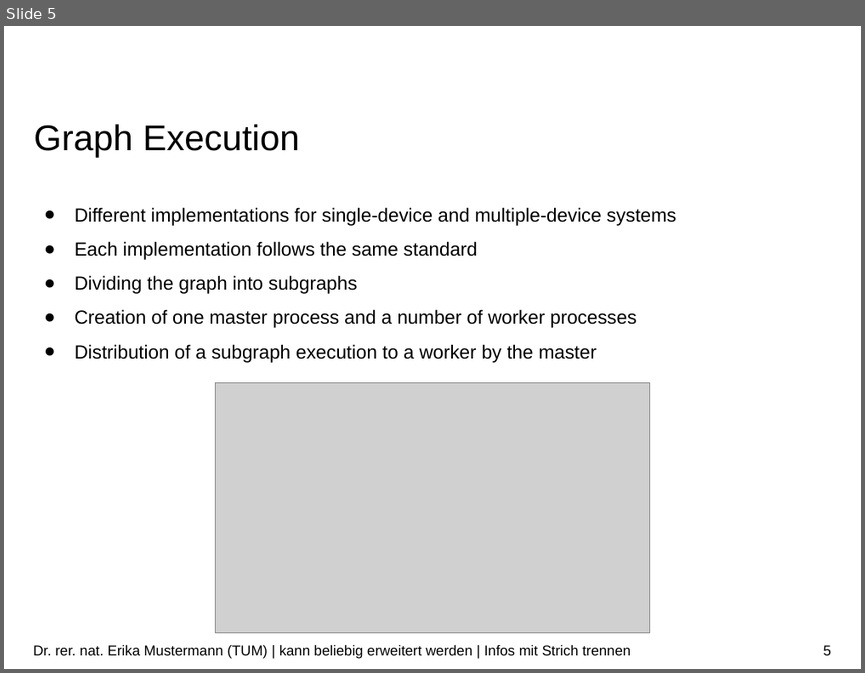
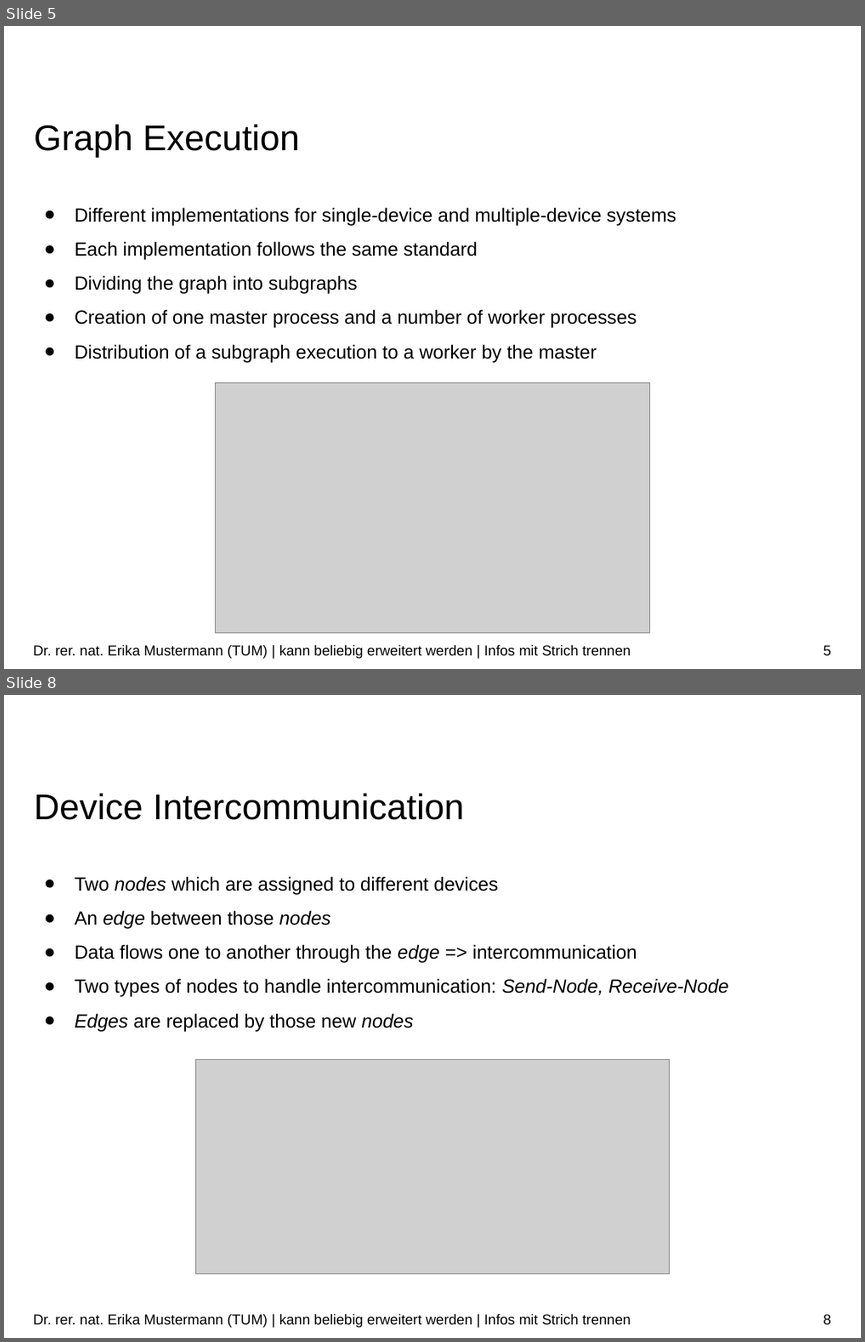
Before and after one commit to ekm01/EPHPC, a slide deck: Presentation/EPHPC_Presentation.odp. Shown one above the other, each under a label of ours: slide 5 before the commit, slides 5 and 8 after it; the slides between them are not shown. The pictures are 865x673 and 865x1342 pixels, drawn with LibreOffice and Linux fonts; fonts in the diff are those of the drawing; grey boxes stand for pictures; background and template pictures are left out. Boxes give left, top, right and bottom in pixels: in the first picture for what was removed or moved away, otherwise in the second. Text is boxed around its words. In the diff, an @@ line names an element or a change of style, - is before the commit and + after.

```diff
--- a/Presentation/EPHPC_Presentation.odp
+++ b/Presentation/EPHPC_Presentation.odp
@@ slide 8 added at (x1=4, y1=695, x2=861, y2=1338), background #FFFFFF @@
@@ title added at (x1=34, y1=793, x2=464, y2=820), 30 pt, text #000000 @@
+Device Intercommunication
@@ text added at (x1=75, y1=876, x2=728, y2=1032), 16 pt, text #000000 @@
+● Two nodes which are assigned to different devices
+● An edge between those nodes
+● Data flows one to another through the edge => intercommunication
+● Two types of nodes to handle intercommunication: Send-Node, Receive-Node
+● Edges are replaced by those new nodes
@@ picture added at (x1=196, y1=1059, x2=669, y2=1273) @@
@@ text added at (x1=33, y1=1314, x2=630, y2=1327), 12 pt, text #000000 @@
+Dr. rer. nat. Erika Mustermann (TUM) | kann beliebig erweitert werden | Infos mit Strich trennen
@@ page number added at (x1=823, y1=1314, x2=831, y2=1324), 12 pt, text #000000 @@
+8
```
Also in this commit, not shown: 5 slides changed, 3 other slides added, 4 other files.
